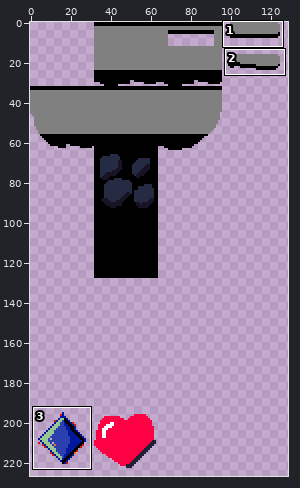
Two versions of one sprite sheet, res/images/ld41-tiles.png. The picture above shows the old version from afar; the outline marks the close-up.
Close-up. Before:
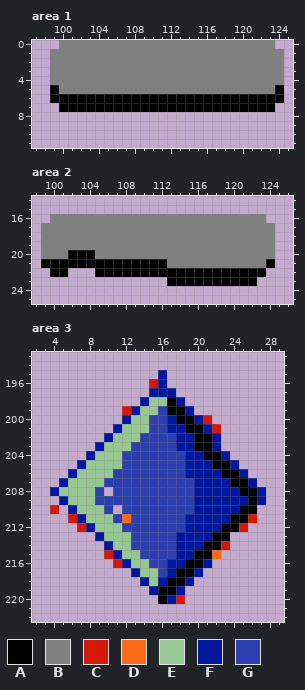
The file is 320x320 pixels. Colours within 5 levels of each other are drawn and written as one. Shown: area 1: x 97..125, y 0..11; area 2: x 98..126, y 14..25; area 3: x 2..29, y 193..222. The wide view leaves out empty margins. The commit also changed other parts of the picture, which this record leaves out.
Palette (. is transparent): A #000000  B #808080  C #d3170a  D #ff6a16  E #97c793  F #01189e  G #2c3fae
Once edited:
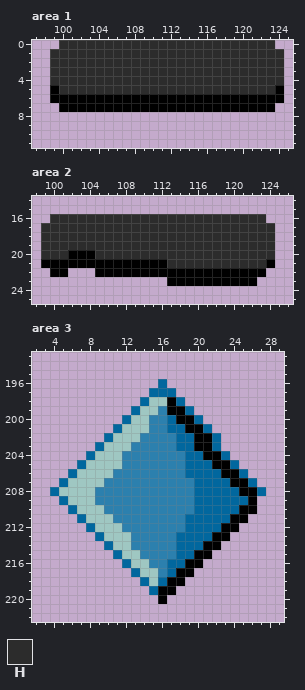
Colours new in this view: H #2c2c2c
The edit:
Colour E changes from #97c793 to #9fc7c2.
Colour F changes from #01189e to #01679e.
Colour G changes from #2c3fae to #2c80ae.
Area 1:
The edit turns colour B into colour H in row 0 at x 100 to 123; in rows 1 to 4 at x 99 to 124; in row 5 at x 100 to 123.
Area 2:
The edit turns colour B into colour H in row 16 at x 100 to 123; in rows 17 to 19 at x 99 to 124; in row 20 at x 99 to 101 and 105 to 124; in row 21 at x 113 to 123.
Area 3:
There is now colour G in row 208 at x 10; in row 210 at x 11.
The edit turns colour D into colour G in row 211 at x 12.
Colour C is gone in row 196 at x 15; in row 199 at x 12; in row 200 at x 21; in row 201 at x 22; in row 210 at x 4; in row 211 at x 6 and 26.
Colour C is gone in row 212 at x 7 and 25; in row 214 at x 23; in row 215 at x 10; in row 216 at x 11; in row 220 at x 18.
Colour D is gone in row 215 at x 22.
Colour F is gone in row 195 at x 16; in row 209 at x 27; in row 216 at x 21; in row 217 at x 20; in row 218 at x 19; in row 219 at x 18.
Colour F is gone in row 220 at x 17.
Boxes around the changes in both close-ups, in picture pixels (x1, y1, x2, y2):
changed: (50, 40, 284, 94)
changed: (41, 214, 275, 268)
changed: (50, 370, 266, 604)
